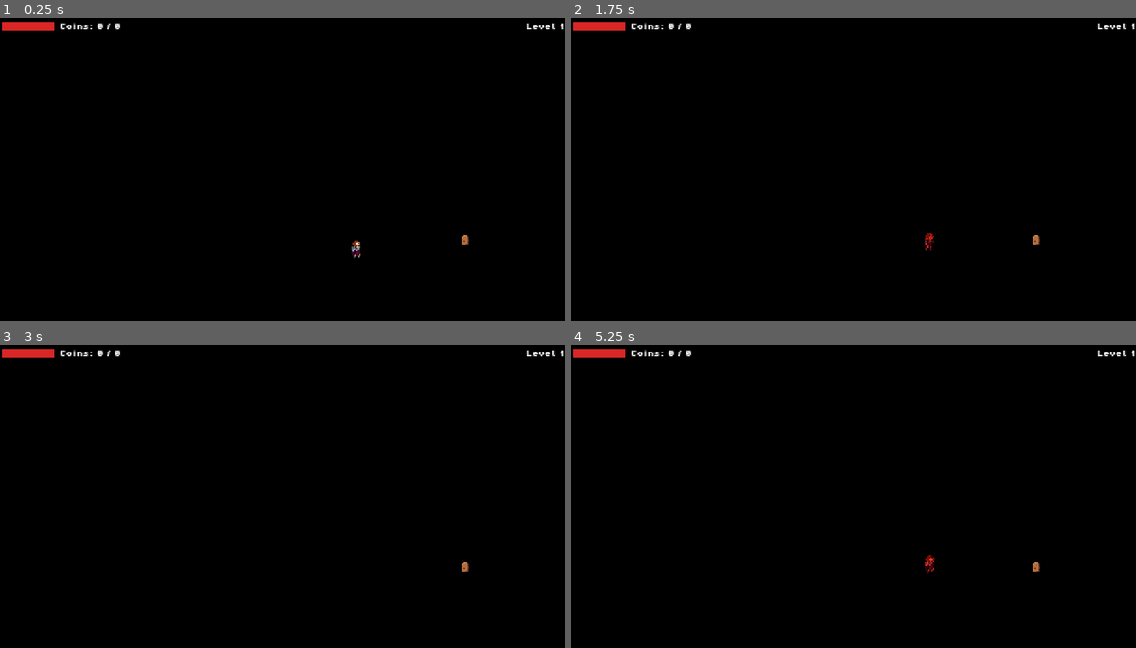
Above: before the commit, frames 1-4 (two rows, left to right).
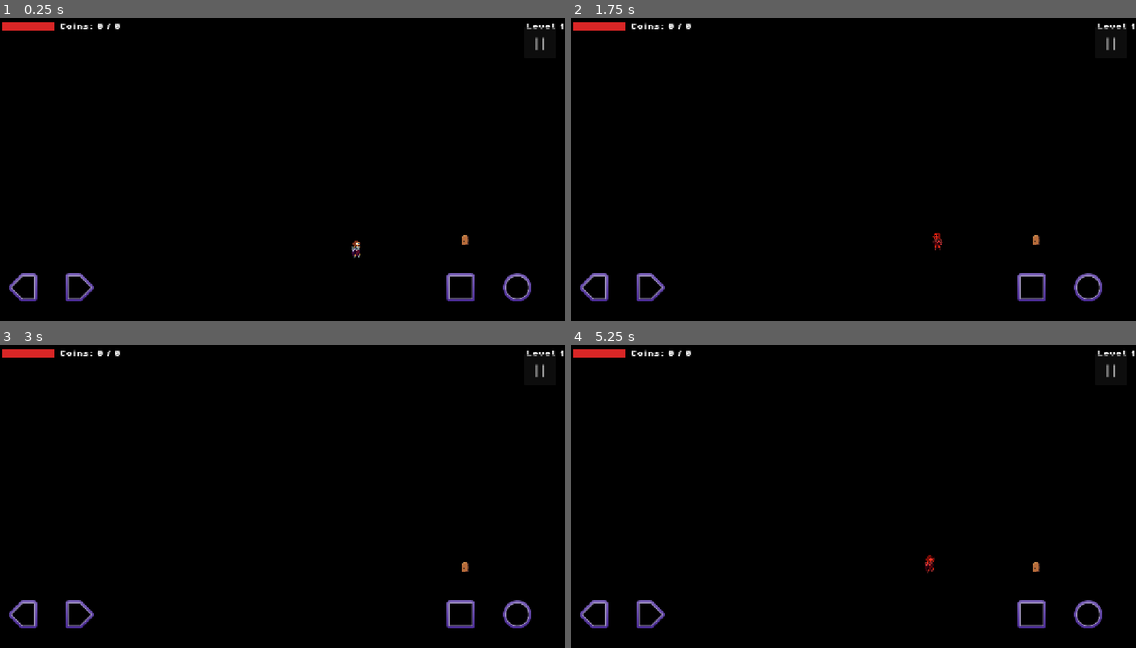
Above: after the commit, the same moments.

Repository: RazorRyan/PrincessCoinQuest
Game: Godot game, scene res://scenes/levels/LevelTemplate.tscn
The game is run twice, just before and just after one commit, with the same random seed, the same clock (stepped at 60 frames per second) and the same inputs. This scene is started directly instead of the project's main scene. Sound files missing from this copy of the repository are replaced by a short silence.
Inputs (mouse positions are in pixels of both pictures, inside the frame that each line leads up to):
- Up to frame 1 (0.25 s): no input
- Up to frame 2 (1.75 s): click (604, 299) at 0.52 s; click (661, 299) at 1.27 s
- Up to frame 3 (3 s): click (531, 626) at 2.02 s; click (474, 626) at 2.77 s
- Up to frame 4 (5.25 s): click (1113, 369) at 3.5 s, where only the run after the commit has a clickable "||"; move the mouse to (977, 487) at 4.27 s; hold D (move_right) from 4.28 s (still down); tap J (attack) at 4.35 s; click (977, 487) at 4.42 s; tap Space (jump) at 4.52, 4.55, 4.82, 5.1 s; tap Enter at 5 s; move the mouse to (740, 520) at 5.02 s; click (740, 520) at 5.17 s

The runs differ from the first frame. In frame 1, 0.8% of the frame differs, in the area x 1-99%, y 3-94%; in frame 2, 0.9%; in frame 3, 0.8%; in frame 4, 0.8%.
Error in both runs: Invalid assignment of property or key 'text' with value of type 'String' on a base object of type 'null instance'. (res://scripts/ui/Hud.gd:22)

Commit message:
amended mobile controls to be cleaner

Diff:
--- a/src/scenes/levels/LevelTemplate.tscn
+++ b/src/scenes/levels/LevelTemplate.tscn
@@ -4,6 +4,7 @@
 [ext_resource type="PackedScene" uid="uid://b6upob1enveel" path="res://scenes/player/Player.tscn" id="2_rqyfh"]
 [ext_resource type="PackedScene" uid="uid://b8qlkk50hjyws" path="res://scenes/levels/ExitDoor.tscn" id="3_pl8n6"]
 [ext_resource type="PackedScene" uid="uid://ca8mfs7jn5b7o" path="res://scenes/ui/HUD.tscn" id="4_2o8te"]
+[ext_resource type="PackedScene" uid="uid://b3vtfy0xemsmj" path="res://scenes/ui/MobileControls.tscn" id="5_mobile"]
 
 [node name="LevelTemplate" type="Node2D" unique_id=1682050012]
 script = ExtResource("1_vyyr7")
@@ -31,3 +32,5 @@
 position = Vector2(414, 140)
 
 [node name="Hud" parent="." unique_id=203162232 instance=ExtResource("4_2o8te")]
+
+[node name="MobileControls" parent="." unique_id=203162233 instance=ExtResource("5_mobile")]
--- a/src/scenes/ui/MobileControls.tscn
+++ b/src/scenes/ui/MobileControls.tscn
@@ -1,52 +1,110 @@
 [gd_scene format=3 uid="uid://b3vtfy0xemsmj"]
 
 [ext_resource type="Script" uid="uid://22vs8aacp7ib" path="res://scripts/ui/MobileControls.gd" id="1_script"]
-[ext_resource type="Texture2D" uid="uid://cipk345owdun4" path="res://assets/controls/dpad_separate.png" id="2_dpad"]
-[ext_resource type="Texture2D" uid="uid://dlcivwte30mvc" path="res://assets/controls/button_circle.png" id="3_circle"]
-[ext_resource type="Texture2D" uid="uid://c81u2rbcdb8od" path="res://assets/controls/button_square.png" id="4_square"]
+[ext_resource type="Texture2D" uid="uid://7x5nwwripst0" path="res://assets/controls/direction_left_highlight.png" id="2_left"]
+[ext_resource type="Texture2D" uid="uid://btnkv2c67mq4k" path="res://assets/controls/direction_right_highlight.png" id="3_right"]
+[ext_resource type="Texture2D" uid="uid://dlcivwte30mvc" path="res://assets/controls/button_circle.png" id="4_circle"]
+[ext_resource type="Texture2D" uid="uid://c81u2rbcdb8od" path="res://assets/controls/button_square.png" id="5_square"]
 
-[sub_resource type="RectangleShape2D" id="RectShape_left"]
-size = Vector2(80, 100)
-
-[sub_resource type="RectangleShape2D" id="RectShape_right"]
-size = Vector2(80, 100)
-
-[node name="MobileControls" type="CanvasLayer" unique_id=1064376649]
+[node name="MobileControls" type="CanvasLayer"]
 layer = 10
 script = ExtResource("1_script")
 
-[node name="DpadSprite" type="Sprite2D" parent="." unique_id=434855007]
-modulate = Color(1, 1, 1, 0.7)
-position = Vector2(94, 611)
-scale = Vector2(1, 1.01)
-texture = ExtResource("2_dpad")
+[node name="Control" type="Control" parent="."]
+layout_mode = 3
+anchors_preset = 15
+anchor_right = 1.0
+anchor_bottom = 1.0
+grow_horizontal = 2
+grow_vertical = 2
+mouse_filter = 2
 
-[node name="BtnLeft" type="TouchScreenButton" parent="." unique_id=1842144153]
-position = Vector2(56, 612)
-shape = SubResource("RectShape_left")
-shape_visible = false
-action = "move_left"
+[node name="LeftButton" type="TextureButton" parent="Control"]
+layout_mode = 1
+anchors_preset = -1
+anchor_left = 0.0
+anchor_top = 1.0
+anchor_right = 0.0
+anchor_bottom = 1.0
+offset_left = 20.0
+offset_top = -140.0
+offset_right = 140.0
+offset_bottom = -20.0
+pivot_offset = Vector2(60, 60)
+mouse_filter = 0
+modulate = Color(1, 1, 1, 0.75)
+texture_normal = ExtResource("2_left")
 
-[node name="BtnRight" type="TouchScreenButton" parent="." unique_id=879871852]
-position = Vector2(137, 608)
-shape = SubResource("RectShape_right")
-shape_visible = false
-action = "move_right"
+[node name="RightButton" type="TextureButton" parent="Control"]
+layout_mode = 1
+anchors_preset = -1
+anchor_left = 0.0
+anchor_top = 1.0
+anchor_right = 0.0
+anchor_bottom = 1.0
+offset_left = 148.0
+offset_top = -140.0
+offset_right = 268.0
+offset_bottom = -20.0
+pivot_offset = Vector2(60, 60)
+mouse_filter = 0
+modulate = Color(1, 1, 1, 0.75)
+texture_normal = ExtResource("3_right")
 
-[node name="BtnAttack" type="TouchScreenButton" parent="." unique_id=636267275]
-modulate = Color(1, 1, 1, 0.7)
-position = Vector2(1060, 571)
-texture_normal = ExtResource("4_square")
-action = "attack"
+[node name="JumpButton" type="TextureButton" parent="Control"]
+layout_mode = 1
+anchors_preset = -1
+anchor_left = 1.0
+anchor_top = 1.0
+anchor_right = 1.0
+anchor_bottom = 1.0
+offset_left = -140.0
+offset_top = -140.0
+offset_right = -20.0
+offset_bottom = -20.0
+pivot_offset = Vector2(60, 60)
+mouse_filter = 0
+modulate = Color(1, 1, 1, 0.75)
+texture_normal = ExtResource("4_circle")
 
-[node name="BtnJump" type="TouchScreenButton" parent="." unique_id=1799232283]
-modulate = Color(1, 1, 1, 0.7)
-position = Vector2(1180, 568)
-texture_normal = ExtResource("3_circle")
-action = "jump"
+[node name="AttackButton" type="TextureButton" parent="Control"]
+layout_mode = 1
+anchors_preset = -1
+anchor_left = 1.0
+anchor_top = 1.0
+anchor_right = 1.0
+anchor_bottom = 1.0
+offset_left = -268.0
+offset_top = -140.0
+offset_right = -148.0
+offset_bottom = -20.0
+pivot_offset = Vector2(60, 60)
+mouse_filter = 0
+modulate = Color(1, 1, 1, 0.75)
+texture_normal = ExtResource("5_square")
 
-[node name="BtnPause" type="Button" parent="." unique_id=1900000002]
+[node name="PauseButton" type="Button" parent="Control"]
+layout_mode = 1
+anchors_preset = -1
+anchor_left = 1.0
+anchor_top = 0.0
+anchor_right = 1.0
+anchor_bottom = 0.0
+offset_left = -92.0
+offset_top = 20.0
+offset_right = -20.0
+offset_bottom = 92.0
 modulate = Color(1, 1, 1, 0.85)
-offset_right = 72.0
-offset_bottom = 72.0
 text = "||"
+
+[node name="DebugLabel" type="Label" parent="Control"]
+layout_mode = 1
+anchors_preset = -1
+anchor_left = 0.0
+anchor_top = 0.0
+anchor_right = 1.0
+anchor_bottom = 0.0
+offset_top = 100.0
+offset_bottom = 130.0
+horizontal_alignment = 1
+visible = false
--- a/src/scripts/player/Player.gd
+++ b/src/scripts/player/Player.gd
@@ -30,6 +30,9 @@
 var _power_up_active := false
 var _power_up_timer := 0.0
 var _spawn_position: Vector2
+
+const JUMP_BUFFER_TIME := 0.15
+var _jump_buffer_timer := 0.0
 
 func _ready() -> void:
 	hp = max_hp
@@ -61,6 +64,14 @@
 	for child in node.get_children():
 		_find_and_set_pitch(child, pitch)
 
+func _process(delta: float) -> void:
+	# Capture jump intent early so a press just before landing still fires.
+	if Input.is_action_just_pressed("jump"):
+		_jump_buffer_timer = JUMP_BUFFER_TIME
+	if _jump_buffer_timer > 0.0:
+		_jump_buffer_timer -= delta
+
+
 func _physics_process(delta: float) -> void:
 	if _power_up_active:
 		_power_up_timer -= delta
@@ -91,8 +102,9 @@
 			sprite.flip_h = direction < 0
 			attack_area.scale.x = -1 if direction < 0 else 1
 
-		if Input.is_action_just_pressed("jump") and is_on_floor():
+		if _jump_buffer_timer > 0.0 and is_on_floor():
 			velocity.y = JUMP_VELOCITY
+			_jump_buffer_timer = 0.0
 			_jump_sfx.play()
 
 		if Input.is_action_just_pressed("attack") and can_attack:
--- a/src/scripts/ui/MobileControls.gd
+++ b/src/scripts/ui/MobileControls.gd
@@ -1,56 +1,121 @@
 extends CanvasLayer
 
-# Mobile touch controls overlay.
-# TouchScreenButton nodes fire Input actions automatically — keyboard input is unaffected.
-#
-# Positions are recalculated at runtime so buttons stick to screen edges on any
-# screen size (essential when stretch/aspect = expand changes the effective viewport width).
+## Mobile touch controls overlay.
+##
+## Multi-touch is handled by tracking each InputEventScreenTouch index so the
+## player can hold LEFT and tap JUMP at the same time without either being
+## cancelled.  The CanvasLayer.layer is set high so controls always draw on top.
+##
+## On desktop builds the overlay hides itself so it never interferes with
+## keyboard or gamepad play.
+
+@onready var _left_btn: TextureButton   = $Control/LeftButton
+@onready var _right_btn: TextureButton  = $Control/RightButton
+@onready var _jump_btn: TextureButton   = $Control/JumpButton
+@onready var _attack_btn: TextureButton = $Control/AttackButton
+@onready var _pause_btn: Button         = $Control/PauseButton
+@onready var _debug_lbl: Label          = $Control/DebugLabel
+
+## Maps touch finger index → input action name.
+var _touch_map: Dictionary = {}
 
 func _ready() -> void:
-	var vp := get_viewport().get_visible_rect().size
+	# Hide on desktop unless emulate_touch_from_mouse is on (used for testing).
+	var is_mobile: bool = OS.has_feature("mobile") or OS.has_feature("web")
+	var emulate_touch: bool = ProjectSettings.get_setting(
+			"input_devices/pointing/emulate_touch_from_mouse", false)
+	if not (is_mobile or emulate_touch):
+		visible = false
+		return
 
-	# Scale all controls 2× for visibility on modern phone displays (e.g. Samsung S25).
-	# Do NOT scale the CanvasLayer itself — that shifts children away from screen edges.
-	$DpadSprite.scale = Vector2(2.0, 2.0)
-	$BtnLeft.scale    = Vector2(2.0, 2.0)
-	$BtnRight.scale   = Vector2(2.0, 2.0)
-	$BtnAttack.scale  = Vector2(2.0, 2.0)
-	$BtnJump.scale    = Vector2(2.0, 2.0)
+	_pause_btn.add_theme_font_size_override("font_size", 28)
+	# Pause button must respond even when the tree is paused.
+	_pause_btn.process_mode = Node.PROCESS_MODE_ALWAYS
+	_pause_btn.pressed.connect(_on_pause_pressed)
 
-	# ── Left side: d-pad ────────────────────────────────────────────────────────
-	# DpadSprite is a Sprite2D whose origin is its centre.
-	# At scale 2× the rendered half-height ≈ 64 px → centre 84 px from bottom
-	# (64 px half-height + 20 px padding = 84 px).
-	# BtnLeft / BtnRight shapes are 38×77 local units → 76×154 effective at scale 2.
-	var dpad_cx := 150.0
-	var dpad_cy := vp.y - 84.0
-	$DpadSprite.position = Vector2(dpad_cx, dpad_cy)
-	$BtnLeft.position    = Vector2(dpad_cx - 38.0, dpad_cy)
-	$BtnRight.position   = Vector2(dpad_cx + 38.0, dpad_cy)
+	# Debug label only shows in editor / debug exports.
+	_debug_lbl.visible = OS.is_debug_build()
 
-	# ── Right side: action buttons ───────────────────────────────────────────────
-	# BtnAttack / BtnJump have a 64×64 texture; at scale 2× they render as 128×128.
-	# Position is the top-left corner of the scaled button.
-	# 20 px padding from right and bottom edges; 10 px gap between buttons.
-	var btn_size := 128.0
-	var btn_gap  := 10.0
-	var pad      := 20.0
-	var btn_y    := vp.y - btn_size - pad
-	$BtnAttack.position = Vector2(vp.x - btn_size * 2.0 - btn_gap - pad, btn_y)  # square (left)
-	$BtnJump.position   = Vector2(vp.x - btn_size - pad,                  btn_y)  # circle (right)
 
-	# ── Top-right: pause button ──────────────────────────────────────────────────
-	# Regular Button so it can receive input even while the tree is paused.
-	var pause_sz := 72.0
-	$BtnPause.size     = Vector2(pause_sz, pause_sz)
-	$BtnPause.position = Vector2(vp.x - pause_sz - 20.0, 20.0)
-	$BtnPause.add_theme_font_size_override("font_size", 28)
-	$BtnPause.process_mode = Node.PROCESS_MODE_ALWAYS
-	$BtnPause.pressed.connect(_on_btn_pause_pressed)
+func _exit_tree() -> void:
+	# Release any held actions when the scene is unloaded (e.g. level change).
+	for action: String in _touch_map.values():
+		Input.action_release(action)
+	_touch_map.clear()
 
-func _on_btn_pause_pressed() -> void:
-	# Synthesise a ui_cancel action so the HUD's _unhandled_input handler
-	# receives it regardless of whether input came from keyboard or touch.
+
+func _input(event: InputEvent) -> void:
+	if not visible:
+		return
+	if event is InputEventScreenTouch:
+		if event.pressed:
+			_on_touch_down(event.index, event.position)
+		else:
+			_on_touch_up(event.index)
+
+
+func _on_touch_down(touch_id: int, pos: Vector2) -> void:
+	var map: Dictionary = {
+		"move_left":  _left_btn,
+		"move_right": _right_btn,
+		"jump":       _jump_btn,
+		"attack":     _attack_btn,
+	}
+	for action: String in map:
+		var btn: TextureButton = map[action]
+		if btn.get_global_rect().has_point(pos):
+			_touch_map[touch_id] = action
+			Input.action_press(action)
+			_animate_press(btn)
+			_update_debug()
+			return
+
+
+func _on_touch_up(touch_id: int) -> void:
+	if not _touch_map.has(touch_id):
+		return
+	var action: String = _touch_map[touch_id]
+	Input.action_release(action)
+	_animate_release(_btn_for_action(action))
+	_touch_map.erase(touch_id)
+	_update_debug()
+
+
+func _btn_for_action(action: String) -> TextureButton:
+	match action:
+		"move_left":  return _left_btn
+		"move_right": return _right_btn
+		"jump":       return _jump_btn
+		"attack":     return _attack_btn
+	return null
+
+
+func _animate_press(btn: TextureButton) -> void:
+	var tw := create_tween()
+	tw.set_ease(Tween.EASE_OUT).set_trans(Tween.TRANS_QUAD)
+	tw.tween_property(btn, "scale", Vector2(0.85, 0.85), 0.06)
+	btn.modulate = Color(1.0, 1.0, 0.7, 0.95)
+
+
+func _animate_release(btn: TextureButton) -> void:
+	if btn == null:
+		return
+	var tw := create_tween()
+	tw.set_ease(Tween.EASE_OUT).set_trans(Tween.TRANS_QUAD)
+	tw.tween_property(btn, "scale", Vector2(1.0, 1.0), 0.12)
+	btn.modulate = Color(1.0, 1.0, 1.0, 0.75)
+
+
+func _update_debug() -> void:
+	if not _debug_lbl.visible:
+		return
+	var parts: Array[String] = []
+	for action: String in _touch_map.values():
+		parts.append(action.to_upper().replace("_", " "))
+	_debug_lbl.text = " | ".join(parts)
+
+
+func _on_pause_pressed() -> void:
 	var ev := InputEventAction.new()
 	ev.action = "ui_cancel"
 	ev.pressed = true
Binary file added: src/assets/controls/direction_left_highlight.png
Not shown, added: src/assets/controls/direction_left_highlight.png.import
Binary file added: src/assets/controls/direction_right_highlight.png
Not shown, added: src/assets/controls/direction_right_highlight.png.import
Not shown, changed: src/export_presets.cfg
